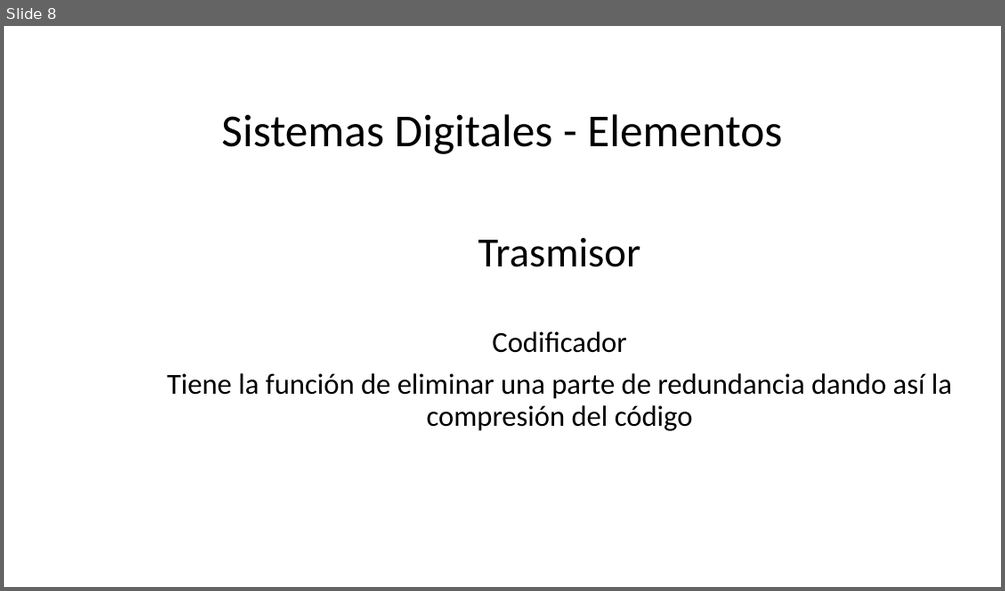
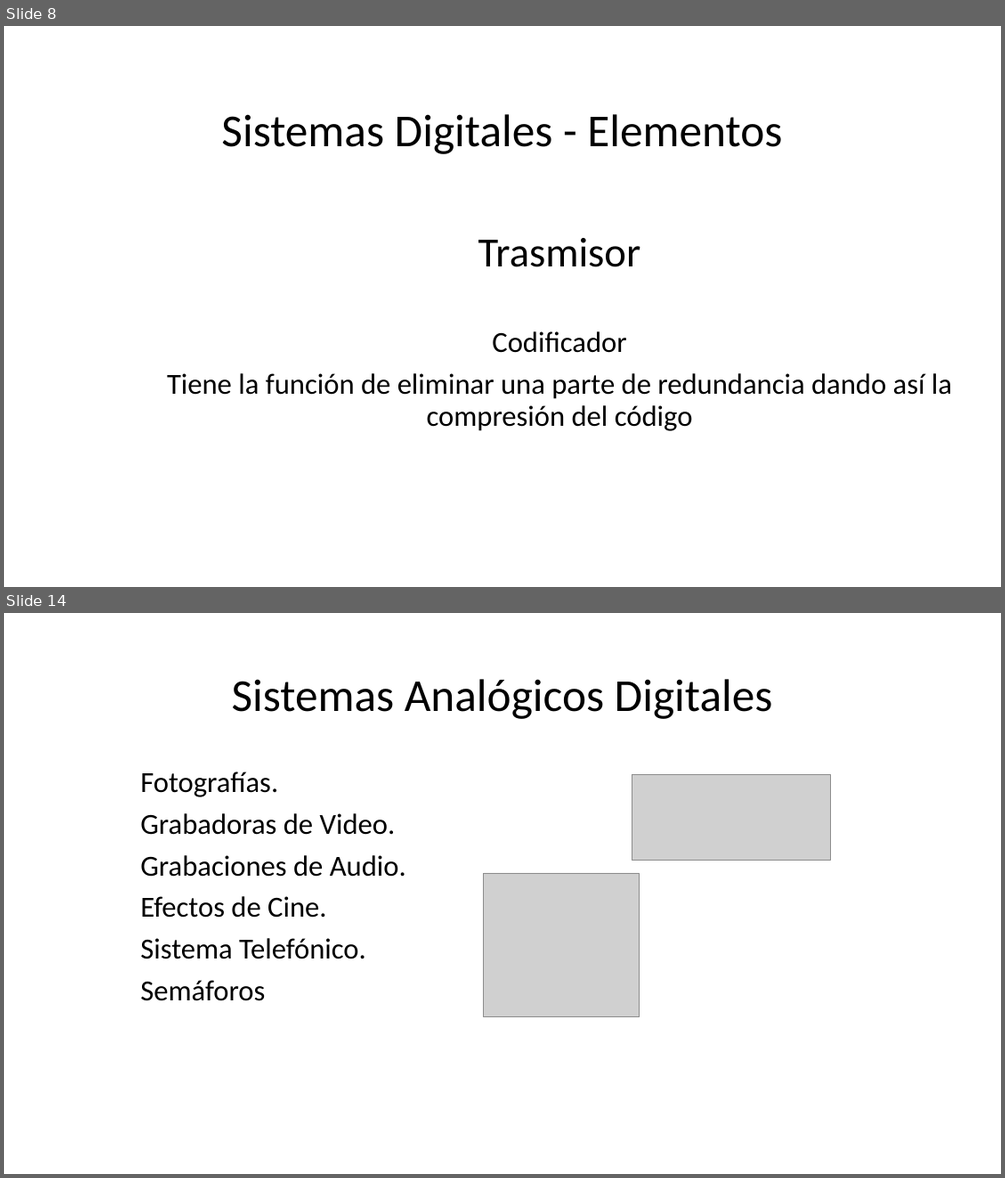
Before and after one commit to StalinMazaEpn/Proyecto_Comunicaciones, a slide deck: expo_comu.pptx. Shown one above the other, each under a label of ours: slide 8 before the commit, slides 8 and 14 after it; the slides between them are not shown. The pictures are 1005x591 and 1005x1178 pixels, drawn with LibreOffice and Linux fonts; fonts in the diff are those of the drawing; grey boxes stand for pictures; background and template pictures are left out. Boxes give left, top, right and bottom in pixels: in the first picture for what was removed or moved away, otherwise in the second. Text is boxed around its words. In the diff, an @@ line names an element or a change of style, - is before the commit and + after.

```diff
--- a/expo_comu.pptx
+++ b/expo_comu.pptx
@@ slide 14 added at <box>4,613,1001,1174</box>, background picture (left out) @@
@@ title added at <box>232,679,773,719</box>, 44 pt, text #000000 @@
+Sistemas Analógicos Digitales
@@ text added at <box>140,771,406,1001</box>, 28 pt, text #000000 @@
+Fotografías.
+Grabadoras de Video.
+Grabaciones de Audio.
+Efectos de Cine.
+Sistema Telefónico.
+Semáforos
@@ picture added at <box>631,774,830,860</box> @@
@@ picture added at <box>484,873,639,1018</box> @@
```
Also in this commit, not shown: 1 slide changed, 4 other slides added.
